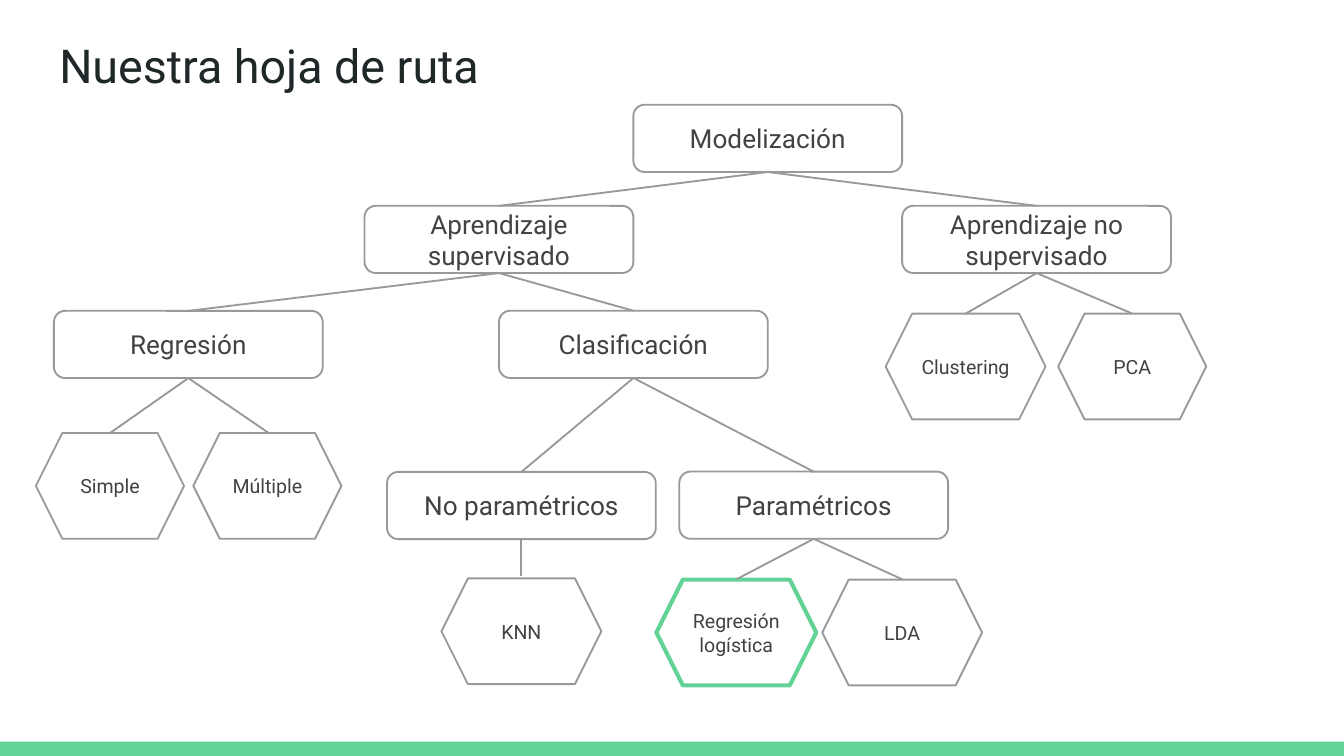
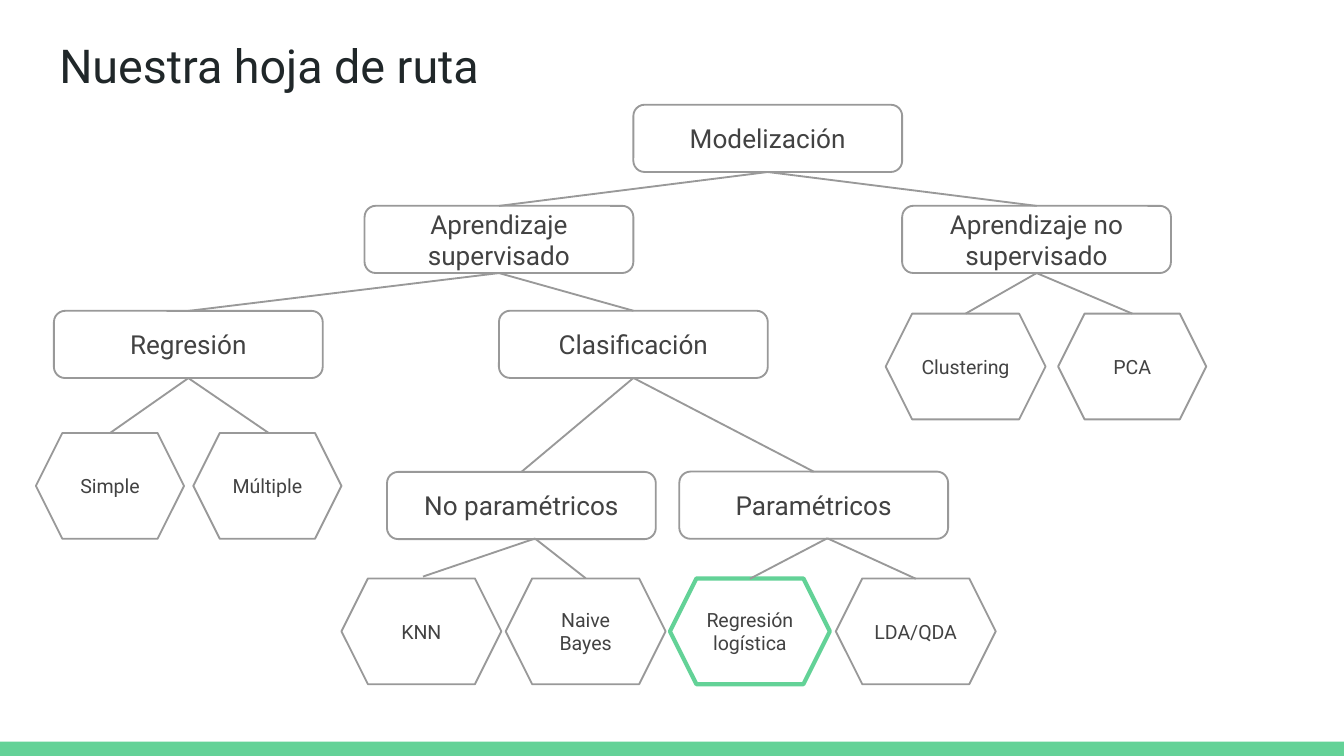
Before and after one commit to DCSCyHD/2023_modulo_3, a slide deck: slide 3 of clase4/teorica_4.pptx. Drawn at 1344x756 pixels with LibreOffice and Linux fonts; fonts in the diff are those of the drawing. Boxes give left, top, right and bottom in pixels: in the first picture for what was removed or moved away, otherwise in the second. Text is boxed around its words. In the diff, an @@ line names an element or a change of style, - is before the commit and + after.

Commit message:
corrijo hoja de ruta

```diff
--- a/clase4/teorica_4.pptx
+++ b/clase4/teorica_4.pptx
@@ line added from (535, 539) to (423, 577), #999999 1 pt @@
@@ line moved from (521, 539) - (521, 577) to (535, 539) - (586, 578) @@
@@ hexagon "KNN": place and size @@
-hexagon "KNN" at [441,578,601,684]
+hexagon "KNN" at [341,578,501,684]
@@ hexagon added at [505,578,665,684], outline #999999 1 pt, 10.5 pt, text #424242 @@
+Naive Bayes
@@ 2 hexagons, 2 lines: place and size @@
-2 hexagons, 2 lines at [656,539,982,685]
+2 hexagons, 2 lines at [671,539,996,684]
@@ text in hexagon at [874,625,957,641]: text changed @@
-LDA
+LDA/QDA
```
Also in this commit, not shown: 1 other slide changed.
